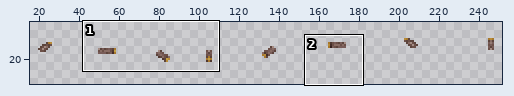
Edited in one commit: sprite sheet (Resources/AwesomeGuns/Weapons/LASER/Handobs1.gif). Above: a wide view before the commit, with the close-up outlined.
Close-up. The starting point:
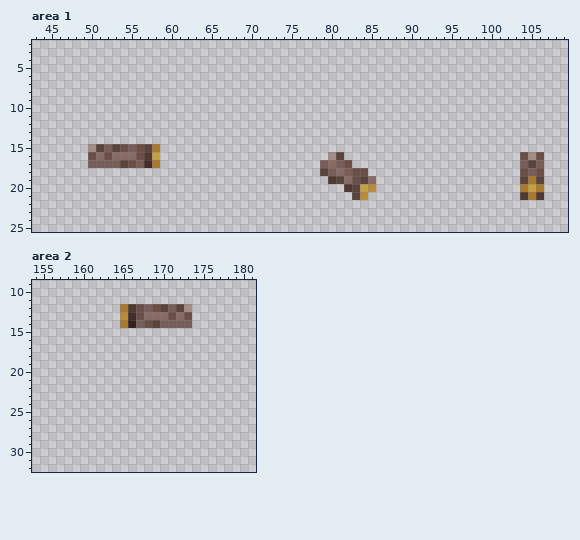
The file is 256x40 pixels. Shown: area 1: x 43..109, y 2..25; area 2: x 154..181, y 9..32. The wide view leaves out empty margins.
The same view after the edit:
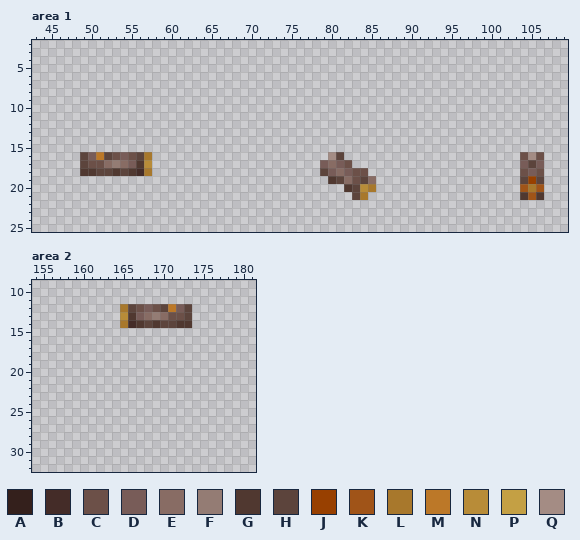
Palette (. is transparent): A #34201c  B #442c28  C #6c5048  D #785c58  E #886c64  F #947c74  G #503830  H #5c443c  J #984000  K #a05418  L #a8782c  M #bc7828  N #b88c38  P #c4a044  Q #a48c84
Change:
Area 1:
The edit adds colour B in row 18 at x 56.
Colour D gives way to colour C in row 17 at x 50 to 51.
Colour E gives way to colour C in row 16 at x 53 and 55.
Colour C gives way to colour D in row 16 at x 50; in row 17 at x 55.
Colour E gives way to colour D in row 16 at x 54.
Colour D gives way to colour E in row 17 at x 52.
Colour H gives way to colour E in row 17 at x 54.
Colour D gives way to colour F in row 17 at x 53.
The edit adds colour G in row 18 at x 49 to 50, 53 and 55.
Colour D gives way to colour G in row 17 at x 56.
The edit adds colour H in rows 16 to 17 at x 49; in row 18 at x 51 to 52 and 54.
Colour C gives way to colour H in row 16 at x 52 and 56.
Colour L gives way to colour J in row 19 at x 105.
Colour L gives way to colour K in row 20 at x 104 and 106; in row 21 at x 105.
The edit adds colour L in row 18 at x 57.
Colour G gives way to colour L in row 16 at x 57.
Colour N gives way to colour L in row 20 at x 85; in row 21 at x 84.
Colour P gives way to colour L in row 20 at x 105.
Colour E gives way to colour M in row 16 at x 51.
Colour B gives way to colour N in row 17 at x 57.
Colour P gives way to colour N in row 20 at x 84.
Colour C is removed in row 15 at x 54 and 56.
Colour D is removed in row 15 at x 52 and 55.
Colour H is removed in row 15 at x 51, 53 and 57.
Colour L is removed in row 15 at x 58; in row 17 at x 58.
Colour P is removed in row 16 at x 58.
Colour Q is removed in row 15 at x 50.
Area 2:
Colour A gives way to colour B in row 14 at x 166.
Colour E gives way to colour C in row 13 at x 172.
Colour C gives way to colour D in row 13 at x 167.
Colour H gives way to colour D in row 12 at x 172.
Colour E gives way to colour F in row 13 at x 169.
Colour B gives way to colour G in row 13 at x 166.
Colour D gives way to colour G in row 14 at x 167 and 172 to 173.
Colour H gives way to colour G in row 14 at x 169.
Colour C gives way to colour H in row 13 at x 173; in row 14 at x 168.
Colour D gives way to colour H in row 14 at x 170 to 171.
Colour G gives way to colour H in row 12 at x 166.
Colour Q gives way to colour H in row 12 at x 173.
Colour D gives way to colour M in row 12 at x 171.
Changed places in both close-ups, as pixel boxes (x1, y1, x2, y2):
changed: (80, 144, 160, 176)
changed: (520, 176, 544, 200)
changed: (360, 184, 376, 200)
changed: (128, 304, 192, 328)
